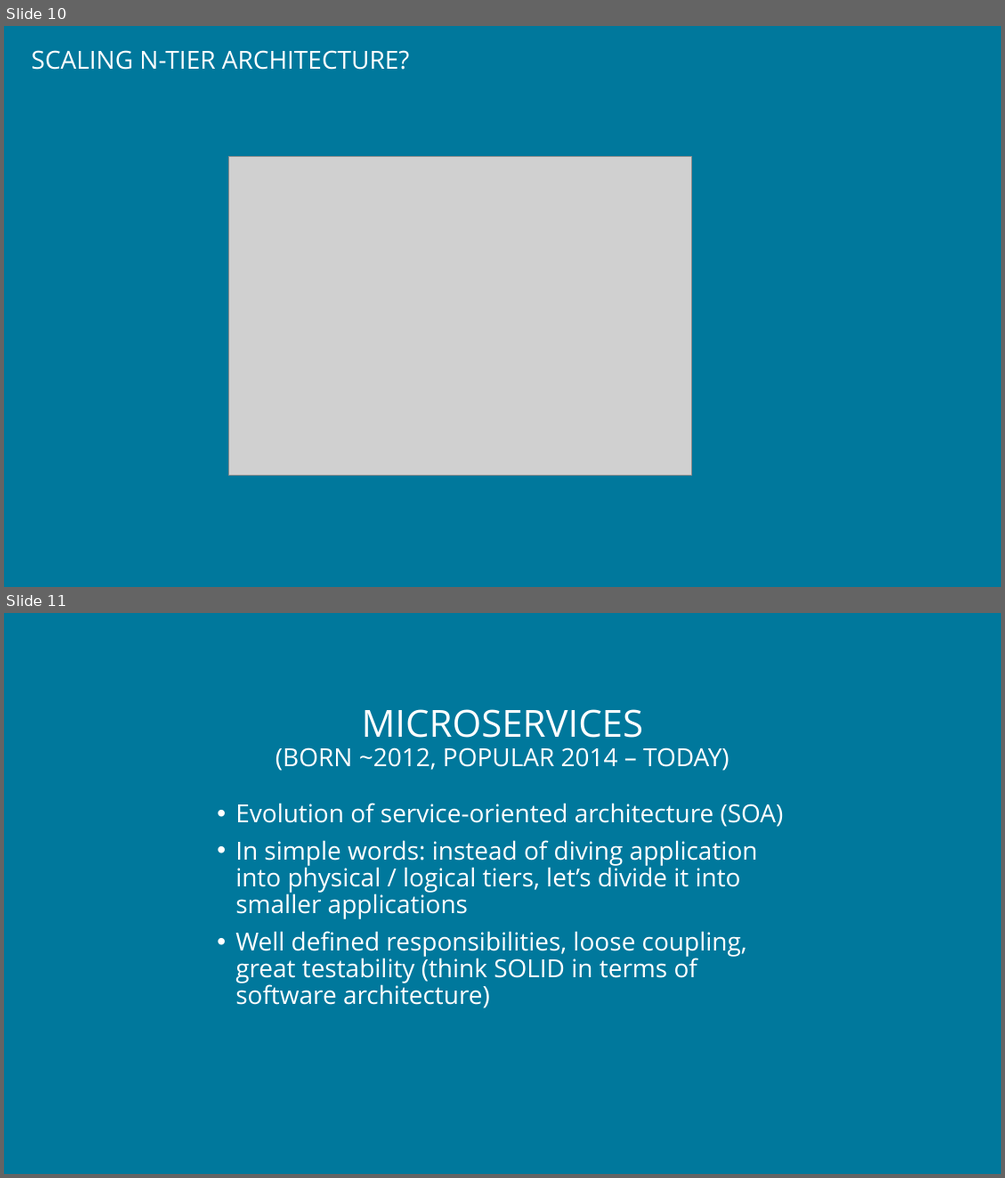
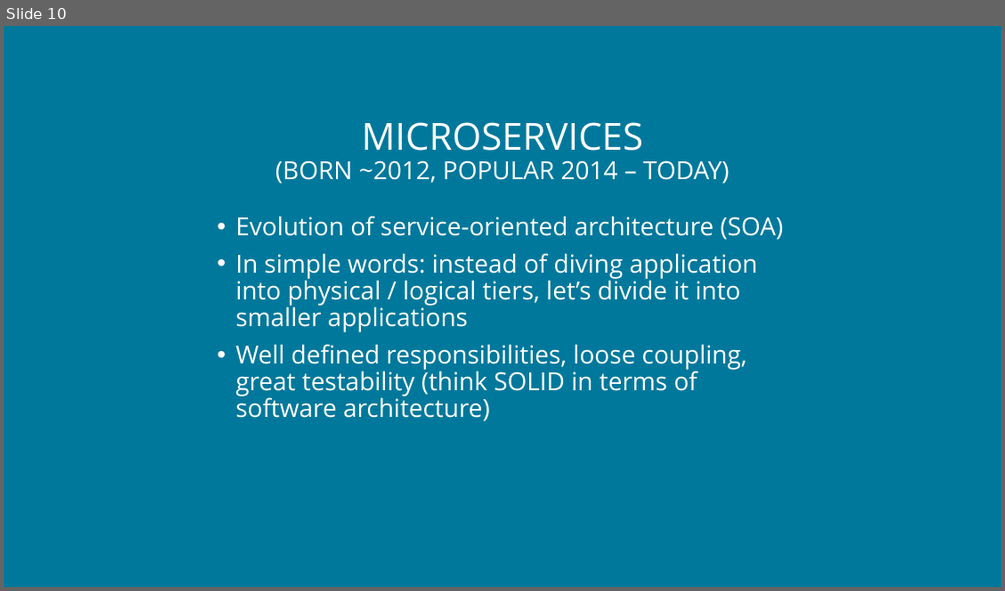
Before and after one commit to PawelTroka/Kubernetes-and-microservices-as-an-easy-way-to-build-scalable-solutions, a slide deck: Kubernetes & microservices as an easy way to build scalable solutions - short.pptx. Shown one above the other, each under a label of ours: slides 10 and 11 before the commit, slide 10 after it. The pictures are 1005x1178 and 1005x591 pixels, drawn with LibreOffice and Linux fonts; fonts in the diff are those of the drawing; grey boxes stand for pictures; background and template pictures are left out. Boxes give left, top, right and bottom in pixels: in the first picture for what was removed or moved away, otherwise in the second. Text is boxed around its words. In the diff, an @@ line names an element or a change of style, - is before the commit and + after.

```diff
--- a/Kubernetes & microservices as an easy way to build scalable solutions - short.pptx
+++ b/Kubernetes & microservices as an easy way to build scalable solutions - short.pptx
@@ slide 10 removed at bbox=[4, 26, 1001, 587], background #00789C @@
@@ title removed at bbox=[32, 50, 410, 70] @@
-SCALING N-TIER ARCHITECTURE?
@@ picture removed at bbox=[229, 157, 692, 475] @@
@@ what was slide 11 is now slide 10 @@
```
Also in this commit, not shown: 2 slides changed, 2 other slides removed.
